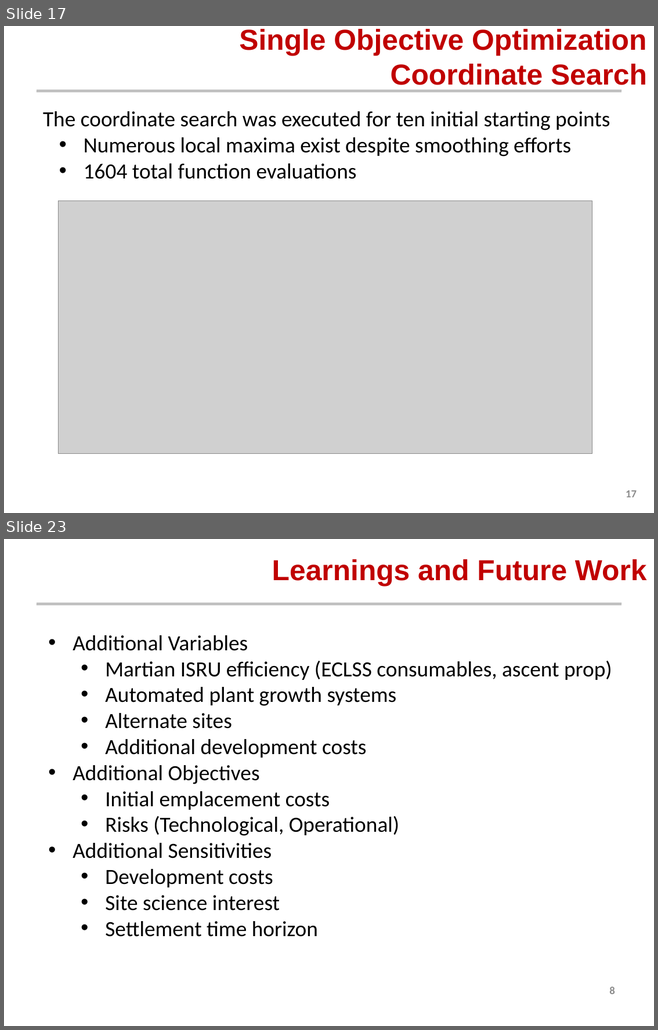
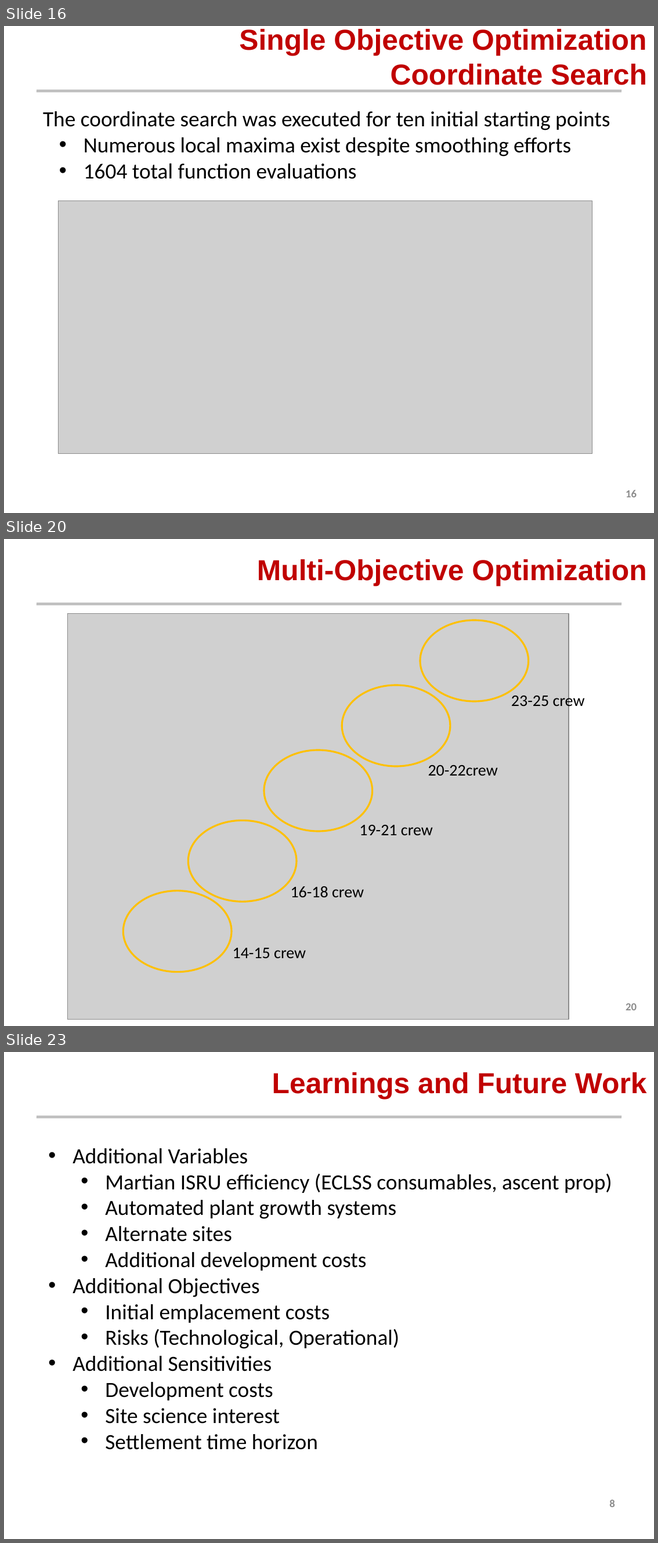
Before and after one commit to AeroSigma/Mars2040, a slide deck: MSDO/Assignment5/Mars 2040 Optimization Presentation.pptx. Shown one above the other, each under a label of ours: slides 17 and 23 before the commit, slides 16, 20 and 23 after it; the slides between them are not shown. The pictures are 658x1030 and 658x1543 pixels, drawn with LibreOffice and Linux fonts; fonts in the diff are those of the drawing; grey boxes stand for pictures; background and template pictures are left out. Boxes give left, top, right and bottom in pixels: in the first picture for what was removed or moved away, otherwise in the second. Text is boxed around its words. In the diff, an @@ line names an element or a change of style, - is before the commit and + after.

```diff
--- a/MSDO/Assignment5/Mars 2040 Optimization Presentation.pptx
+++ b/MSDO/Assignment5/Mars 2040 Optimization Presentation.pptx
@@ slide 20 added at (4,539,654,1026), background #FFFFFF; not listed: 1 template element that a slide beside it also shows @@
@@ title added at (257,559,646,586), 32 pt, text #C00000, bold @@
+Multi-Objective Optimization
@@ picture added at (68,614,568,1020) @@
@@ ellipse added at (420,620,528,701), outline #FFC000 2 pt @@
@@ ellipse added at (342,685,450,766), outline #FFC000 2 pt @@
@@ text added at (511,693,585,710), 18 pt, text #000000 @@
+23-25 crew
@@ ellipse added at (264,750,372,831), outline #FFC000 2 pt @@
@@ text added at (428,765,498,776), 18 pt, text #000000 @@
+20-22crew
@@ ellipse added at (188,820,296,901), outline #FFC000 2 pt @@
@@ text added at (359,825,433,835), 18 pt, text #000000 @@
+19-21 crew
@@ text added at (291,886,364,897), 18 pt, text #000000 @@
+16-18 crew
@@ ellipse added at (123,891,231,972), outline #FFC000 2 pt @@
@@ text added at (233,948,306,958), 18 pt, text #000000 @@
+14-15 crew
@@ page number added at (625,1004,636,1011), 12 pt, text #8C8C8C, bold @@
+20
@@ what was slide 17 is now slide 16 @@
@@ page number at (625,490,636,498): text changed @@
-17
+16
```
Also in this commit, not shown: 10 slides changed, 1 other slide added, 6 other files.
